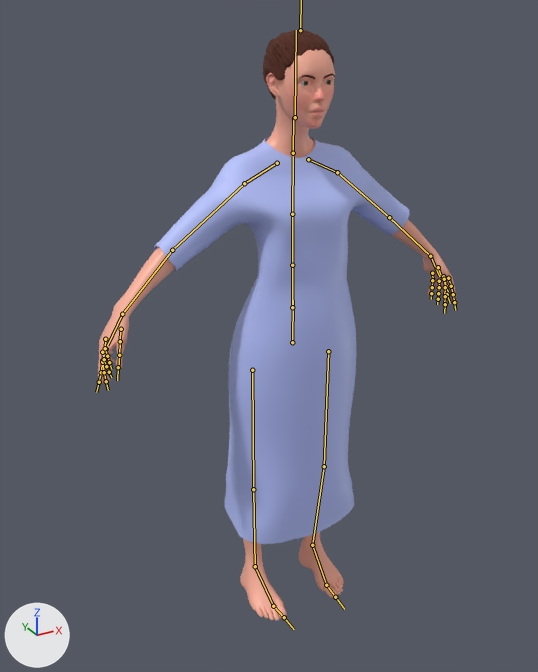
The FBX model ProjetoAsylum/Assets/Players/FemaleHit.fbx: old version first, new version second.
One viewpoint serves both versions: a 50 mm camera at (-4.95, -8.36, 8.71) aimed at (-0.13, 0.41, 4.33). The axes (+X, +Y, +Z) are drawn at lower left. The lights are the same throughout. The bones that bend it are drawn over the model as lines.

The first picture shows 'Cabelo.010', 'Corpo.010', 'Olhos.010', 'Roupa.010', 'Sombrancelha.010'.
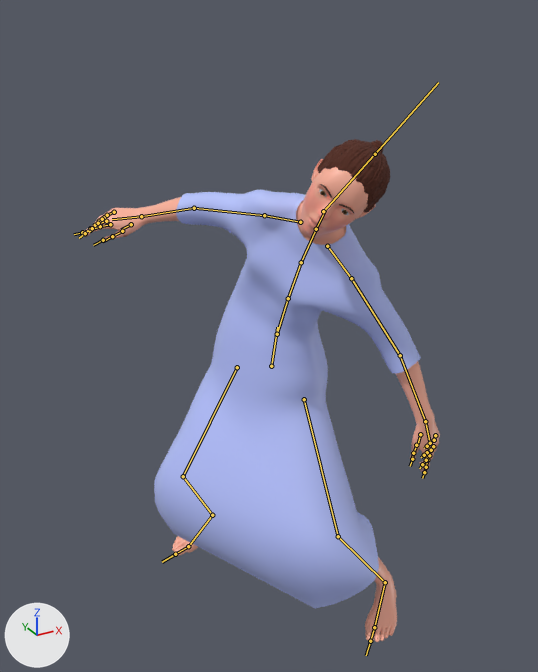
The newer file adds an action. The first version stands in its rest pose; the second is drawn at frame 12 of the action 'Armature.010|Armature.010|mixamo.com|Layer0'.

Boxes [x1, y1, x2, y2] around the edits, measured in the pictures (538 x 672 px):
'Roupa.010', posed
    before: [153, 137, 409, 544]
    after: [154, 190, 421, 608]
'Corpo.010', posed (16% shorter)
    before: [98, 49, 456, 621]
    after: [82, 159, 440, 642]
'Cabelo.010', posed
    before: [263, 30, 334, 99]
    after: [318, 139, 391, 212]
'Olhos.010', posed
    before: [300, 80, 332, 86]
    after: [319, 189, 350, 215]
'Sombrancelha.010', posed
    before: [300, 73, 335, 79]
    after: [320, 184, 354, 213]
bone 'mixamorig:Hips', root to tip
    before: (292, 342) to (293, 300)
    after: (271, 366) to (277, 327)
bone 'mixamorig:Spine', root to tip
    before: (292, 307) to (292, 265)
    after: (277, 334) to (288, 298)
bone 'mixamorig:Spine1', root to tip
    before: (292, 265) to (292, 214)
    after: (288, 298) to (301, 262)
bone 'mixamorig:Spine2', root to tip
    before: (292, 214) to (293, 156)
    after: (301, 262) to (315, 231)
bone 'mixamorig:Neck', root to tip
    before: (293, 153) to (293, 117)
    after: (316, 229) to (325, 210)
bone 'mixamorig:Head', root to tip
    before: (295, 117) to (296, 30)
    after: (323, 211) to (377, 151)
bone 'mixamorig:LeftShoulder', root to tip
    before: (308, 159) to (337, 172)
    after: (327, 246) to (351, 278)
bone 'mixamorig:RightShoulder', root to tip
    before: (277, 163) to (244, 183)
    after: (300, 222) to (264, 215)
bone 'mixamorig:RightHand', root to tip
    before: (122, 314) to (107, 345)
    after: (141, 216) to (112, 219)
bone 'mixamorig:LeftUpLeg', root to tip
    before: (328, 351) to (324, 466)
    after: (304, 399) to (338, 536)
bone 'mixamorig:LeftLeg', root to tip
    before: (324, 466) to (312, 545)
    after: (338, 536) to (385, 582)
bone 'mixamorig:LeftFoot', root to tip
    before: (312, 545) to (326, 585)
    after: (385, 582) to (374, 627)
bone 'mixamorig:RightUpLeg', root to tip
    before: (252, 370) to (253, 489)
    after: (237, 367) to (183, 476)
bone 'mixamorig:RightLeg', root to tip
    before: (253, 489) to (255, 566)
    after: (183, 476) to (212, 515)
bone 'mixamorig:RightFoot', root to tip
    before: (255, 566) to (273, 606)
    after: (212, 515) to (188, 546)

What the commit changed:
Bone 'mixamorig:Hips' (bone_mixamorig_hips) moves from (0.0, 0.0, 0.0) to (-11.0, -52.0, -40.0).
Bone 'mixamorig:Hips' (bone_mixamorig_hips) turns from (0, 0, 0) to (11, -65, -16) degrees about its own x, y and z.
Bone 'mixamorig:Spine' (bone_mixamorig_spine) turns from (0, 0, 0) to (4, 1, -11) degrees about its own x, y and z.
Bone 'mixamorig:Spine1' (bone_mixamorig_spine1) turns from (0, 0, 0) to (12, 2, -8) degrees about its own x, y and z.
Bone 'mixamorig:Spine2' (bone_mixamorig_spine2) turns from (0, 0, 0) to (12, 2, -8) degrees about its own x, y and z.
Bone 'mixamorig:Neck' (bone_mixamorig_neck) turns from (0, 0, 0) to (1, -2, -2) degrees about its own x, y and z.
Bone 'mixamorig:Head' (bone_mixamorig_head) turns from (0, 0, 0) to (-27, 11, -10) degrees about its own x, y and z.
Bone 'mixamorig:LeftShoulder' (bone_mixamorig_leftshoulder) turns from (0, 0, 0) to (-8, 2, 4) degrees about its own x, y and z.
Bone 'mixamorig:RightShoulder' (bone_mixamorig_rightshoulder) turns from (0, 0, 0) to (1, -18, -18) degrees about its own x, y and z.
Bone 'mixamorig:RightHand' (bone_mixamorig_righthand) turns from (0, 0, 0) to (-35, -17, -39) degrees about its own x, y and z.
Bone 'mixamorig:LeftUpLeg' (bone_mixamorig_leftupleg) turns from (0, 0, 0) to (11, -23, 31) degrees about its own x, y and z.
Bone 'mixamorig:LeftLeg' (bone_mixamorig_leftleg) turns from (0, 0, 0) to (-44, 7, 6) degrees about its own x, y and z.
Bone 'mixamorig:LeftFoot' (bone_mixamorig_leftfoot) turns from (0, 0, 0) to (24, -14, -25) degrees about its own x, y and z.
Bone 'mixamorig:RightUpLeg' (bone_mixamorig_rightupleg) turns from (0, 0, 0) to (20, 12, -5) degrees about its own x, y and z.
Bone 'mixamorig:RightLeg' (bone_mixamorig_rightleg) turns from (0, 0, 0) to (-51, -2, -7) degrees about its own x, y and z.
Bone 'mixamorig:RightFoot' (bone_mixamorig_rightfoot) turns from (0, 0, 0) to (26, 6, 8) degrees about its own x, y and z.
